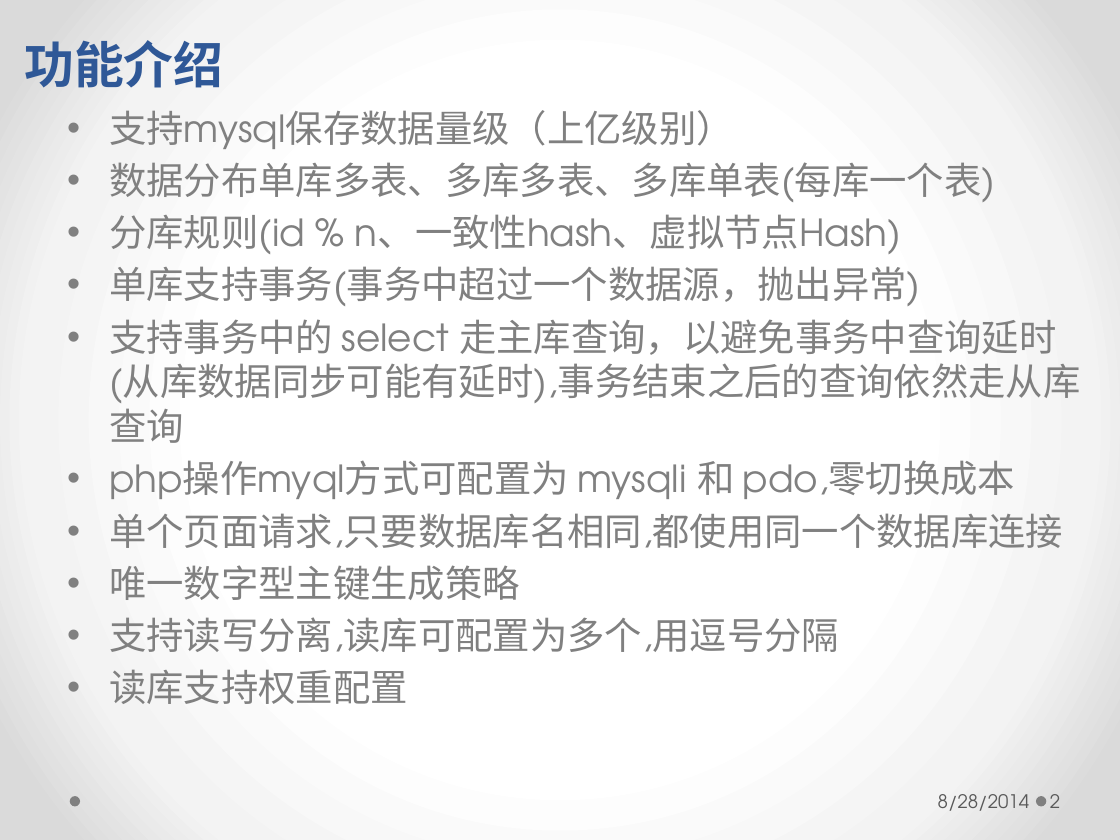
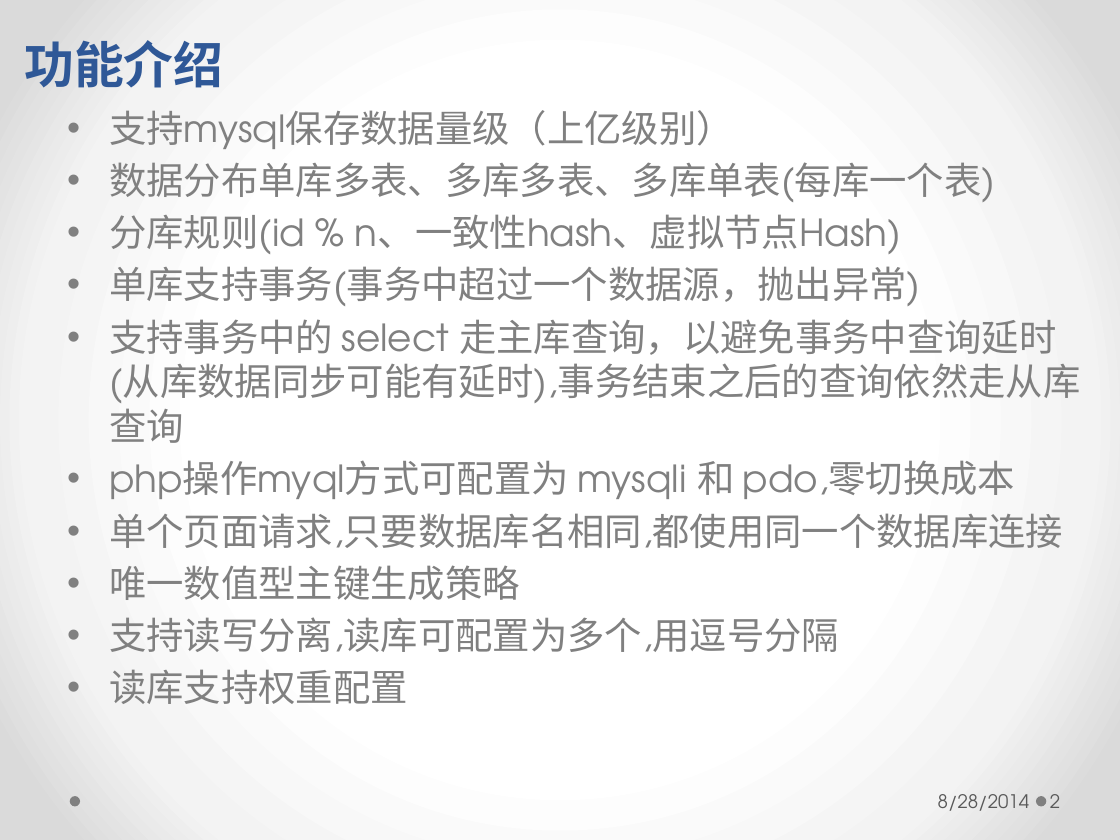
Before and after one commit to longhaisheng/dbroute, a slide deck: slide 2 of dbroute.pptx. Drawn at 1120x840 pixels with LibreOffice and Linux fonts; fonts in the diff are those of the drawing. Boxes give left, top, right and bottom in pixels: in the first picture for what was removed or moved away, otherwise in the second. Text is boxed around its words. In the diff, an @@ line names an element or a change of style, - is before the commit and + after.

```diff
--- a/dbroute.pptx
+++ b/dbroute.pptx
@@ text at box(109, 565, 520, 600): text changed @@
-• 唯一数字型主键生成策略
+• 唯一数值型主键生成策略
```
Also in this commit, not shown: 1 other slide changed, 1 other file.
